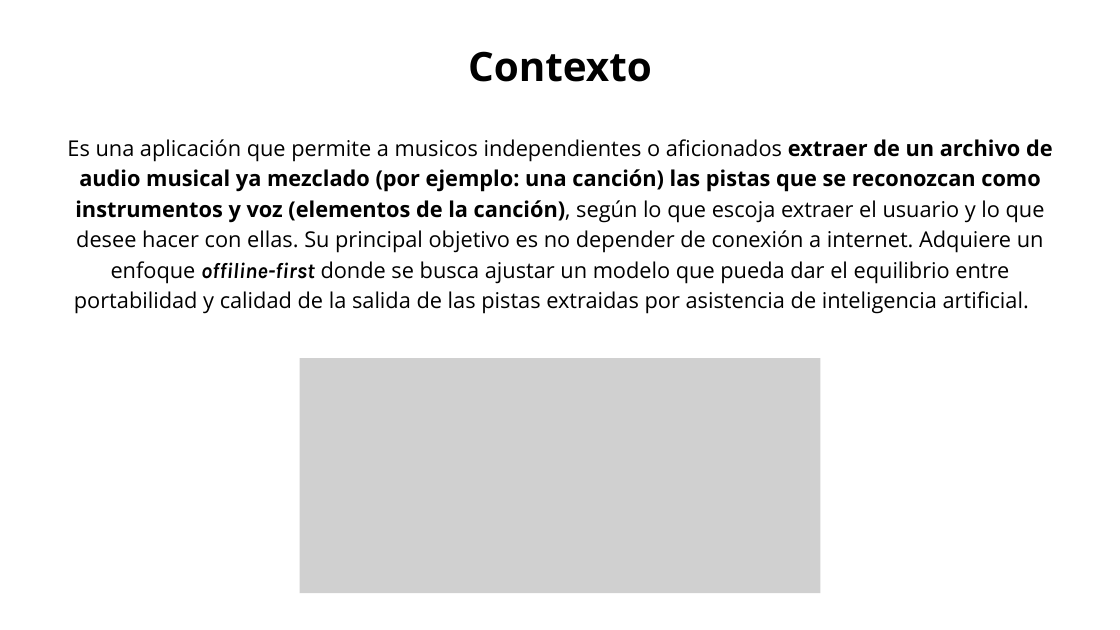
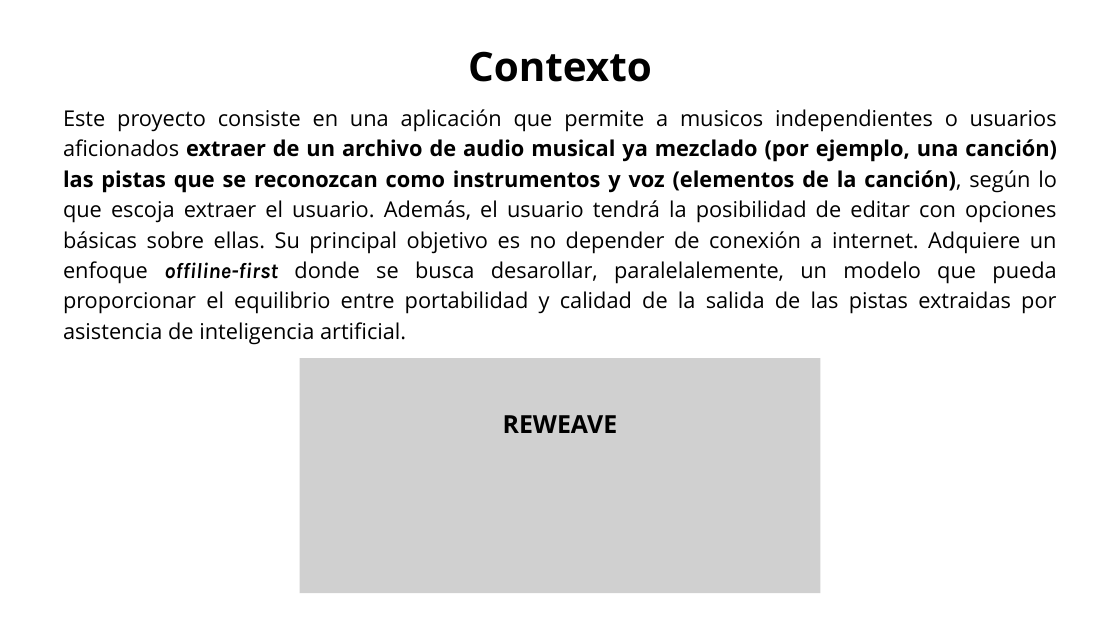
Before and after one commit to Jucer74/SoftwareArchitecture, a slide deck: slide 3 of Project/Context/SistemaSeparacionAudio.context.pptx. Drawn at 1120x630 pixels with LibreOffice and Linux fonts; fonts in the diff are those of the drawing; grey boxes stand for pictures. Boxes give left, top, right and bottom in pixels: in the first picture for what was removed or moved away, otherwise in the second. Text is boxed around its words. In the diff, an @@ line names an element or a change of style, - is before the commit and + after.

```diff
--- a/Project/Context/SistemaSeparacionAudio.context.pptx
+++ b/Project/Context/SistemaSeparacionAudio.context.pptx
@@ text at box(63, 109, 1057, 345): text changed @@
-Es una aplicación que permite a musicos independientes o aficionados extraer de un archivo de audio musical ya mezclado (por ejemplo: una canción) las pistas que se reconozcan como instrumentos y voz (elementos de la canción), según lo que escoja extraer el usuario y lo que desee hacer con ellas. Su principal objetivo es no depender de conexión a internet. Adquiere un enfoque offiline-first donde se busca ajustar un modelo que pueda dar el equilibrio entre portabilidad y calidad de la salida de las pistas extraidas por asistencia de inteligencia artificial.
+Este proyecto consiste en una aplicación que permite a musicos independientes o usuarios aficionados extraer de un archivo de audio musical ya mezclado (por ejemplo, una canción) las pistas que se reconozcan como instrumentos y voz (elementos de la canción), según lo que escoja extraer el usuario. Además, el usuario tendrá la posibilidad de editar con opciones básicas sobre ellas. Su principal objetivo es no depender de conexión a internet. Adquiere un enfoque offiline-first donde se busca desarollar, paralelalemente, un modelo que pueda proporcionar el equilibrio entre portabilidad y calidad de la salida de las pistas extraidas por asistencia de inteligencia artificial.
@@ picture removed at box(514, 369, 606, 462) @@
@@ text added at box(503, 415, 618, 433), 32 pt, text #000000, bold @@
+REWEAVE
```
Also in this commit, not shown: 5 other slides changed.
